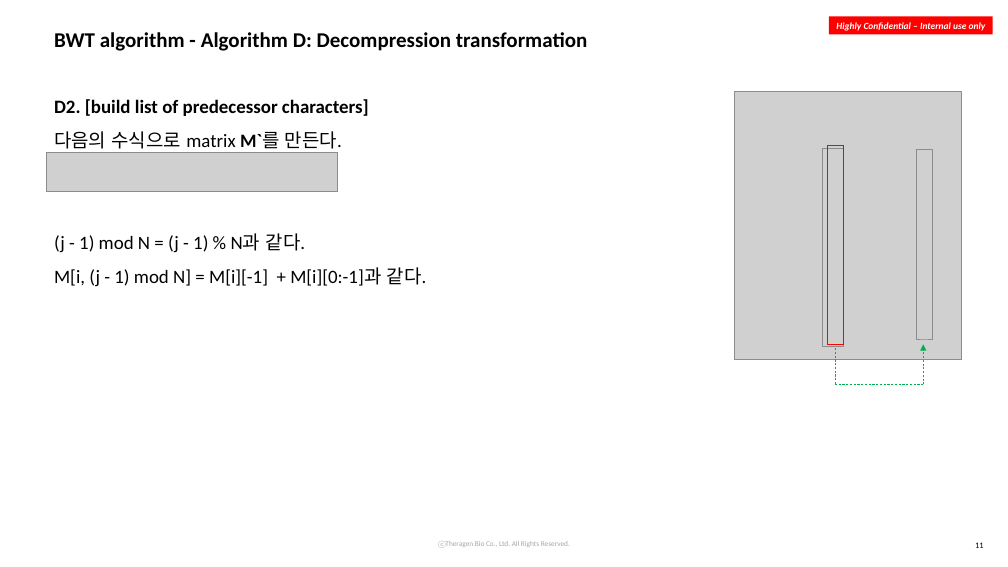
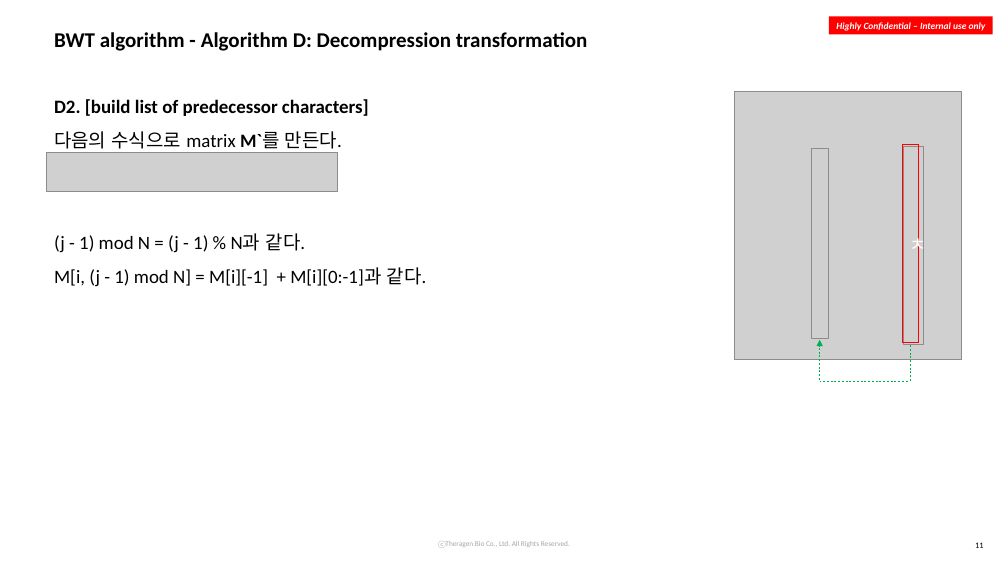
Before and after one commit to Shin-jongwhan/algorithm, a slide deck: slide 11 of BWT, BWA_240620.pptx. Drawn at 1008x567 pixels with LibreOffice and Linux fonts; fonts in the diff are those of the drawing; grey boxes stand for pictures; background and template pictures are left out. Boxes give left, top, right and bottom in pixels: in the first picture for what was removed or moved away, otherwise in the second. Text is boxed around its words. In the diff, an @@ line names an element or a change of style, - is before the commit and + after.

```diff
--- a/BWT, BWA_240620.pptx
+++ b/BWT, BWA_240620.pptx
@@ picture: place and size @@
-picture at box(917, 149, 932, 339)
+picture at box(811, 149, 828, 339)
@@ rectangle removed at box(828, 146, 844, 345) @@
@@ rectangle added at box(902, 144, 918, 343), outline #FF0000 1 pt, 18 pt, text #FFFFFF @@
+ㅊ
@@ picture: place and size @@
-picture at box(823, 148, 843, 347)
+picture at box(904, 146, 924, 345)
@@ arrow moved from (923, 385) - (923, 345) to (820, 380) - (820, 340) @@
@@ line moved from (836, 345) - (836, 385) to (910, 341) - (910, 382) @@
@@ line moved from (923, 385) - (836, 385) to (908, 382) - (820, 382) @@
```
Also in this commit, not shown: 2 other slides changed, 1 slide added.
